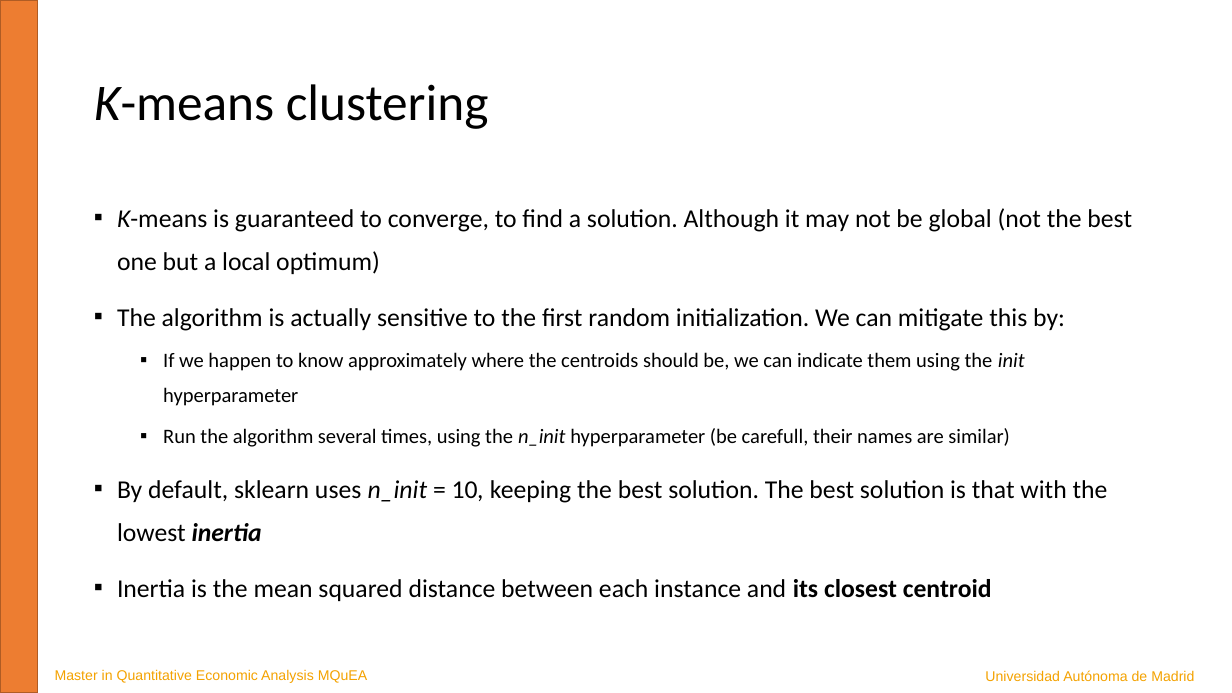
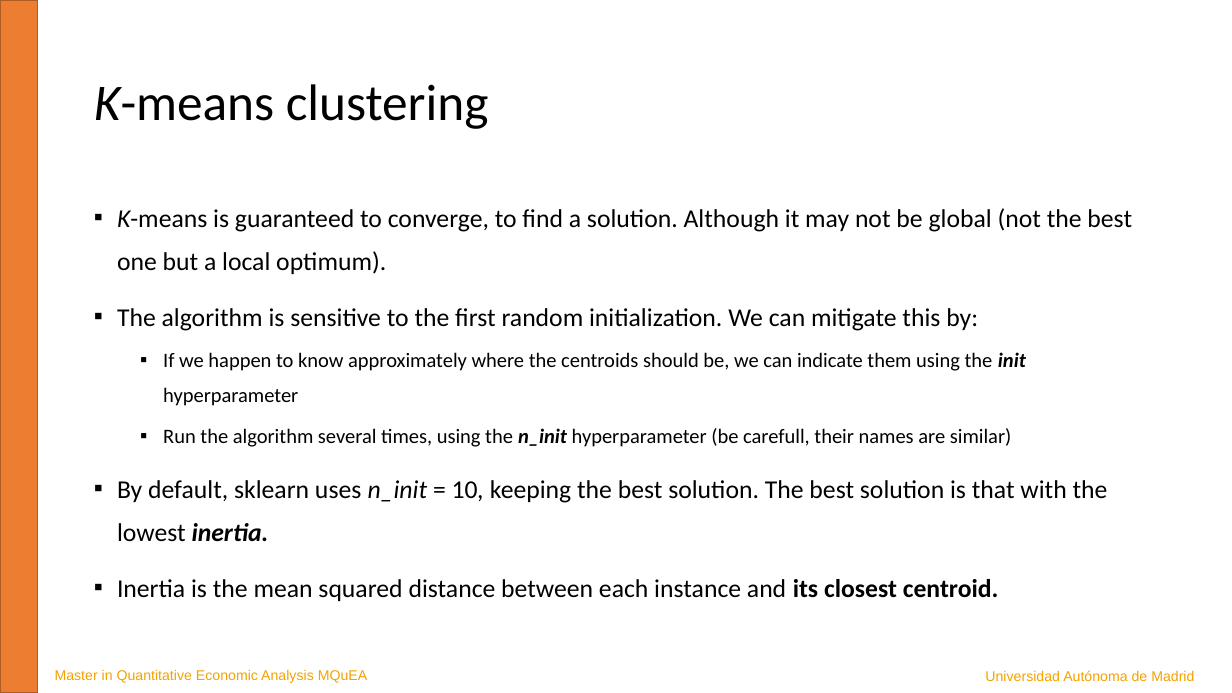
Before and after one commit to JavierBas/IMLEF-MQuEA, a slide deck: slide 7 of Course content/Slides/Topic 8 - Clustering.pptx. Drawn at 1232x693 pixels with LibreOffice and Linux fonts; fonts in the diff are those of the drawing. Boxes give left, top, right and bottom in pixels: in the first picture for what was removed or moved away, otherwise in the second. Text is boxed around its words. In the diff, an @@ line names an element or a change of style, - is before the commit and + after.

```diff
--- a/Course content/Slides/Topic 8 - Clustering.pptx
+++ b/Course content/Slides/Topic 8 - Clustering.pptx
@@ text at box(117, 208, 1132, 331): text changed @@
-▪ K-means is guaranteed to converge, to find a solution. Although it may not be global (not the best one but a local optimum)
-▪ The algorithm is actually sensitive to the first random initialization. We can mitigate this by:
+▪ K-means is guaranteed to converge, to find a solution. Although it may not be global (not the best one but a local optimum).
+▪ The algorithm is sensitive to the first random initialization. We can mitigate this by:
@@ text at box(163, 352, 1026, 447): bold on in "init", "n_init" @@
@@ text at box(117, 480, 1108, 601): text changed @@
-▪ By default, sklearn uses n_init = 10, keeping the best solution. The best solution is that with the lowest inertia
-▪ Inertia is the mean squared distance between each instance and its closest centroid
+▪ By default, sklearn uses n_init = 10, keeping the best solution. The best solution is that with the lowest inertia.
+▪ Inertia is the mean squared distance between each instance and its closest centroid.
```
Also in this commit, not shown: 8 other slides changed, 1 other file.
